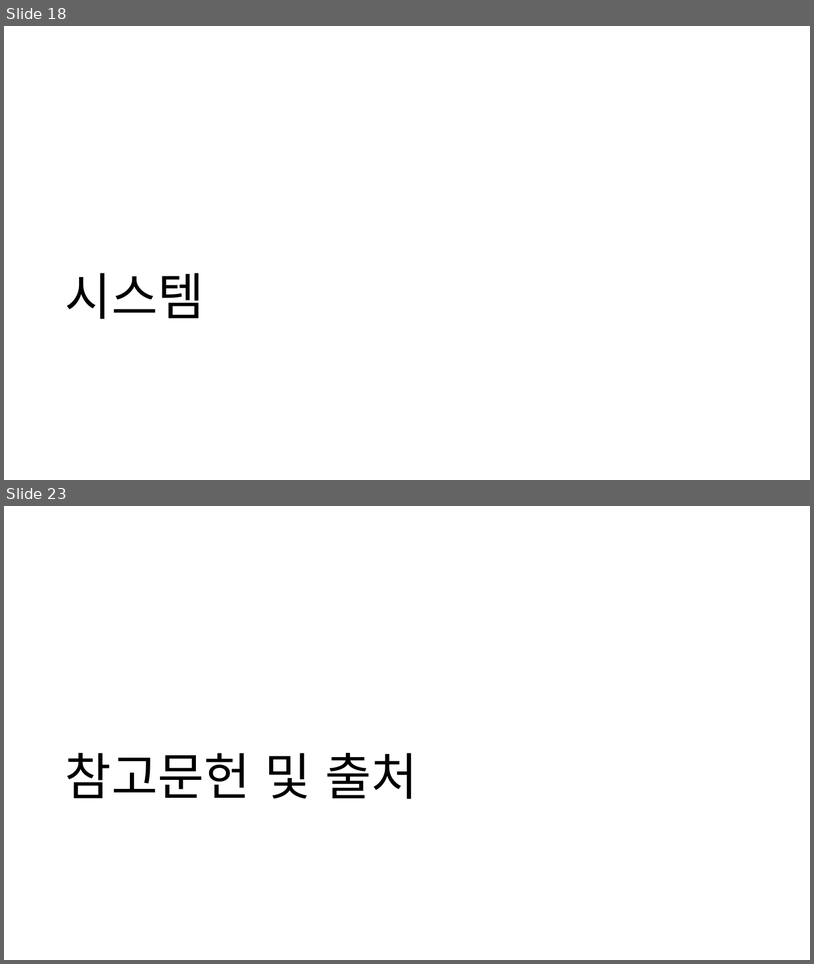
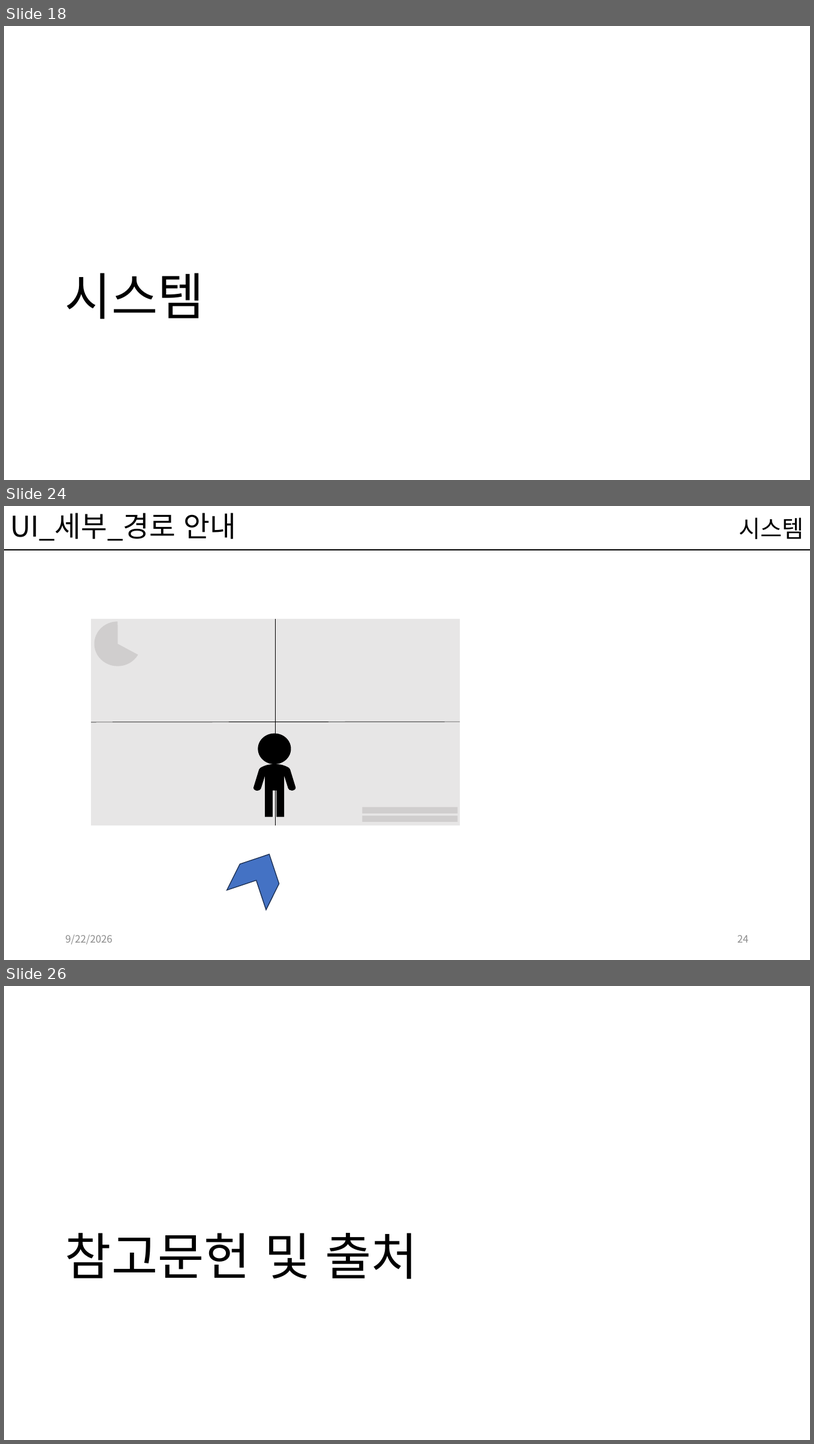
Before and after one commit to kwakyerin/2026_Graduation_Project, a slide deck: documents/HyunahKwon/design/designing/배트와 달트_기획서.pptx. Shown one above the other, each under a label of ours: slides 18 and 23 before the commit, slides 18, 24 and 26 after it; the slides between them are not shown. The pictures are 814x964 and 814x1444 pixels, drawn with LibreOffice and Linux fonts; fonts in the diff are those of the drawing. Boxes give left, top, right and bottom in pixels: in the first picture for what was removed or moved away, otherwise in the second. Text is boxed around its words. In the diff, an @@ line names an element or a change of style, - is before the commit and + after.

```diff
--- a/documents/HyunahKwon/design/designing/배트와 달트_기획서.pptx
+++ b/documents/HyunahKwon/design/designing/배트와 달트_기획서.pptx
@@ slide 24 added at box(4, 506, 810, 960), background #FFFFFF @@
@@ title added at box(10, 513, 237, 541), 34 pt, text #000000 @@
+UI_세부_경로 안내
@@ text added at box(740, 517, 804, 539), 28 pt, text #000000 @@
+시스템
@@ line added from (4, 550) to (810, 550), #000000 1 pt @@
@@ rectangle added at box(91, 619, 460, 825), fill #E7E6E6 @@
@@ pie slice (boxed as its full ellipse) added at box(94, 622, 141, 666), fill #D0CECE @@
@@ line added from (276, 619) to (276, 825), #000000 0.5 pt @@
@@ line added from (91, 722) to (460, 721), #000000 0.5 pt @@
@@ ellipse added at box(258, 733, 291, 765), fill #000000 @@
@@ freeform shape added at box(254, 764, 296, 816), fill #000000 @@
@@ rectangle added at box(363, 807, 458, 813), fill #D0CECE @@
@@ rectangle added at box(363, 816, 458, 822), fill #D0CECE @@
@@ chevron added at box(227, 844, 289, 909), fill #4472C4, outline #1E3256 1 pt @@
@@ text added at box(65, 934, 112, 944), 12 pt, text #8C8C8C @@
+9/22/2026
@@ page number added at box(738, 934, 749, 942), 12 pt, text #8C8C8C @@
+24
@@ what was slide 23 is now slide 26 @@
```
Also in this commit, not shown: 17 slides changed, 2 other slides added, 1 other file.
